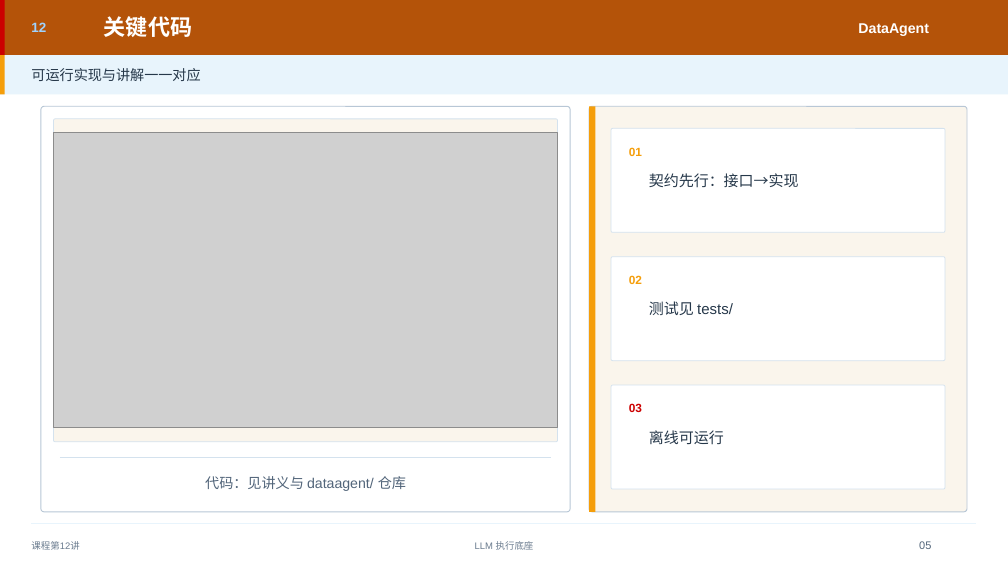
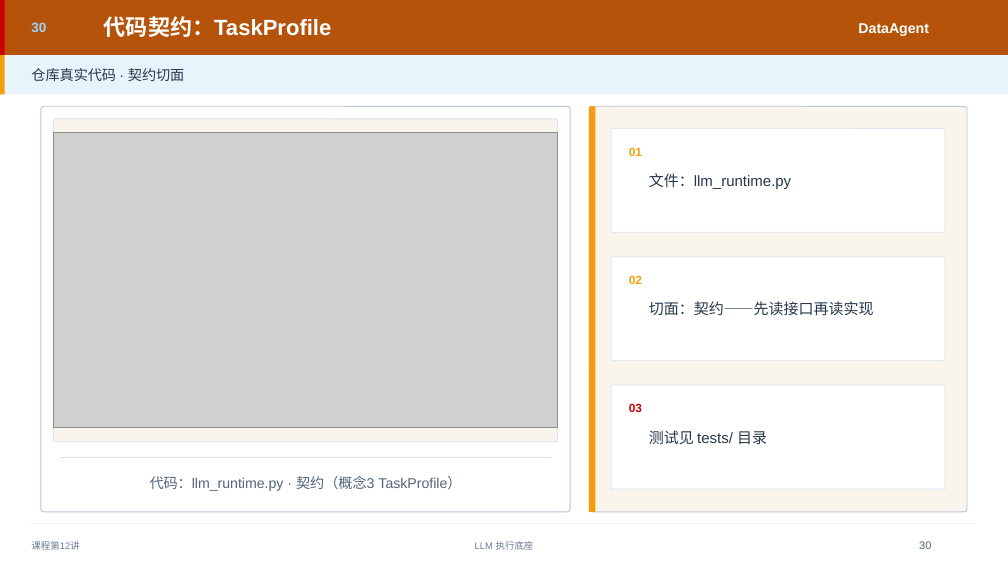
Before and after one commit to tianqiongenze/enterprise-ai-agent-architecture, a slide deck: slide 30 of chapters/pptx/part04/第12讲-多模型路由·用能力契约和策略路由选择正确模型.pptx (slide 5 before the commit). Drawn at 1008x567 pixels with LibreOffice and Linux fonts; fonts in the diff are those of the drawing; grey boxes stand for pictures. Boxes give left, top, right and bottom in pixels: in the first picture for what was removed or moved away, otherwise in the second. Text is boxed around its words. In the diff, an @@ line names an element or a change of style, - is before the commit and + after.

```diff
--- a/chapters/pptx/part04/第12讲-多模型路由·用能力契约和策略路由选择正确模型.pptx
+++ b/chapters/pptx/part04/第12讲-多模型路由·用能力契约和策略路由选择正确模型.pptx
@@ text at (31,22,46,32): text changed @@
-12
+30
@@ text at (104,16,331,37): text changed @@
-关键代码
+代码契约：TaskProfile
@@ text at (31,68,184,81): text changed @@
-可运行实现与讲解一一对应
+仓库真实代码 · 契约切面
@@ text at (649,173,791,189): text changed @@
-契约先行：接口→实现
+文件：llm_runtime.py
@@ text at (649,301,874,316): text changed @@
-测试见 tests/
+切面：契约——先读接口再读实现
@@ text at (649,430,767,445): text changed @@
-离线可运行
+测试见 tests/ 目录
@@ text at (150,476,461,491): text changed @@
-代码：见讲义与 dataagent/ 仓库
+代码：llm_runtime.py · 契约（概念3 TaskProfile）
@@ text at (919,541,931,549): text changed @@
-05
+30
```
Also in this commit, not shown: 5 other slides changed, 66 slides added, 1 slide removed, 44 other files.
